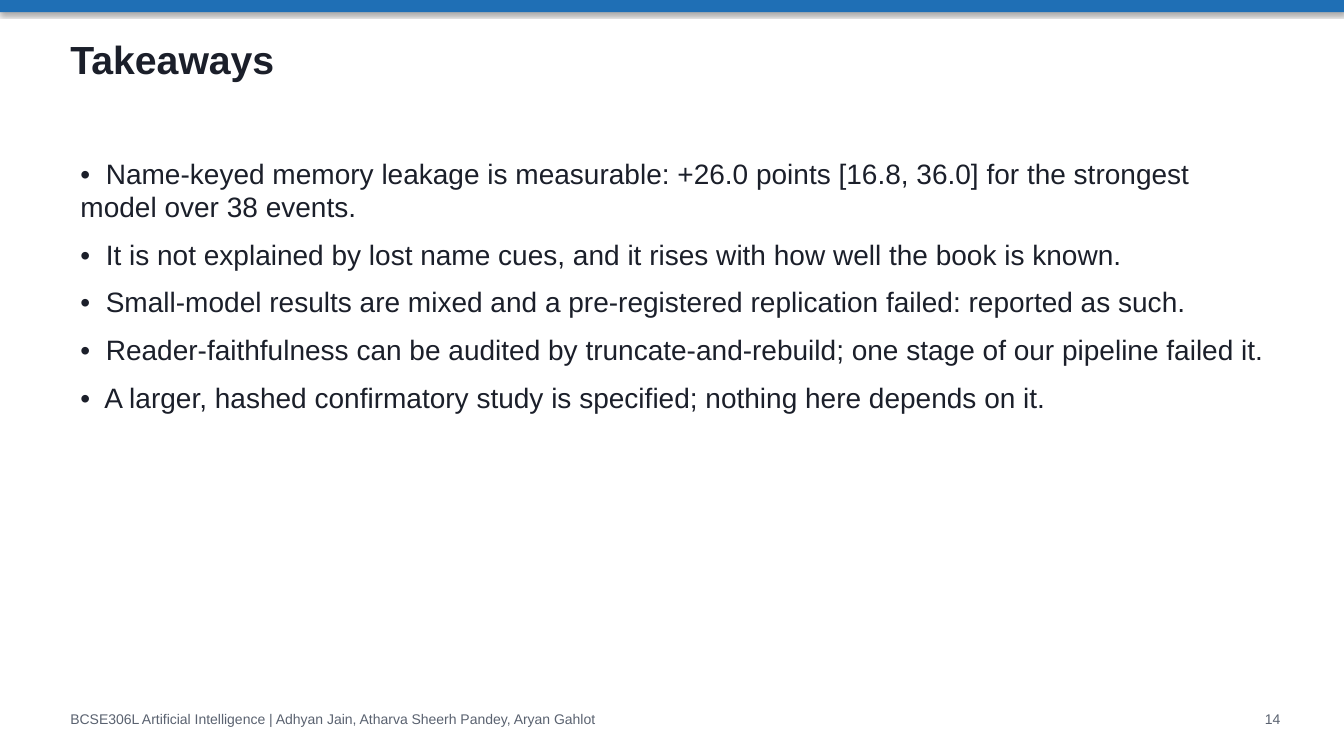
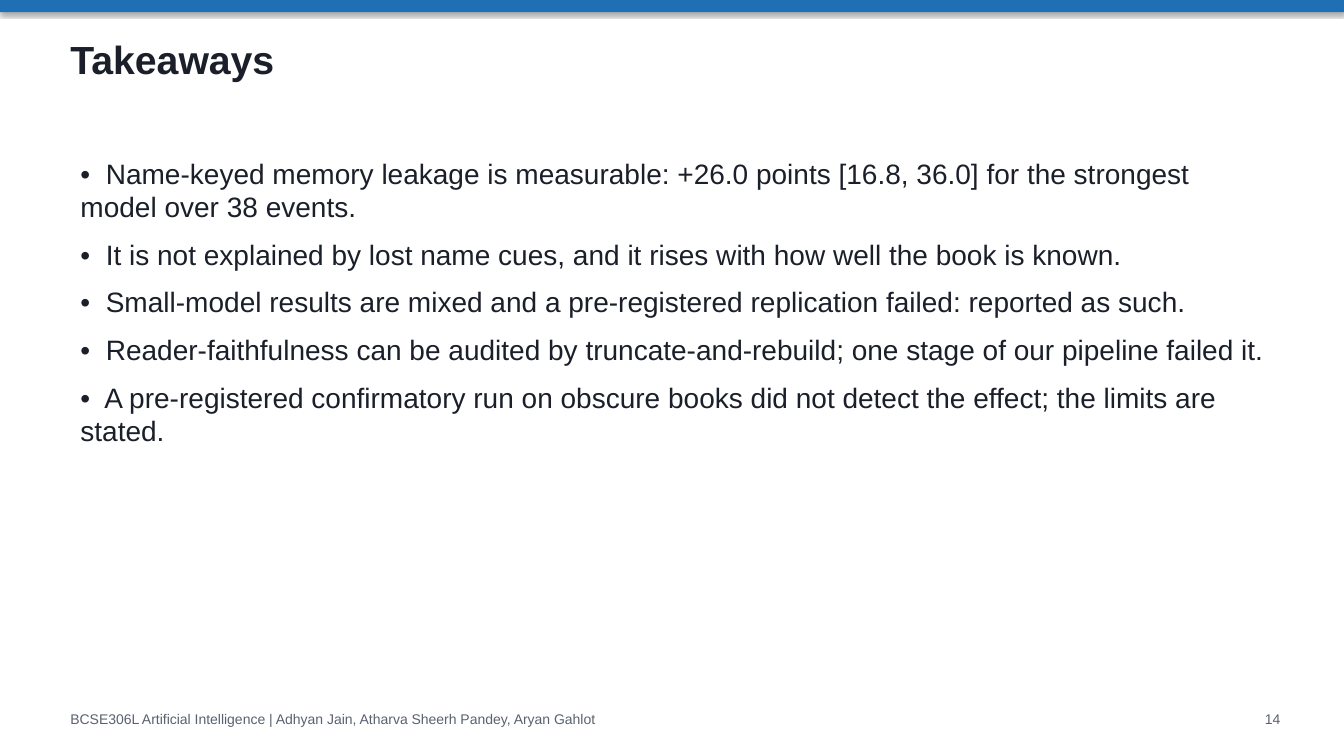
Before and after one commit to adhyan-jain/EchoTales, a slide deck: slide 14 of EchoTales_Research_Presentation.pptx. Drawn at 1344x756 pixels with LibreOffice and Linux fonts; fonts in the diff are those of the drawing. Boxes give left, top, right and bottom in pixels: in the first picture for what was removed or moved away, otherwise in the second. Text is boxed around its words. In the diff, an @@ line names an element or a change of style, - is before the commit and + after.

Commit message:
course: rebuilt project document, slides and demo script with the confirmatory run

```diff
--- a/EchoTales_Research_Presentation.pptx
+++ b/EchoTales_Research_Presentation.pptx
@@ text at (80, 387, 1215, 442): text changed @@
-• A larger, hashed confirmatory study is specified; nothing here depends on it.
+• A pre-registered confirmatory run on obscure books did not detect the effect; the limits are stated.
```
Also in this commit, not shown: 3 other slides changed, 9 other files.
